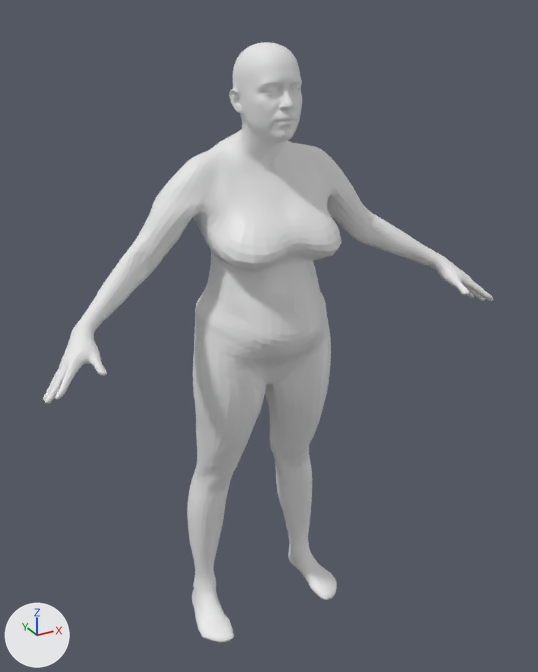
A saved change to the glTF model fixtures/presets/female_hourglass_XL_165.glb.
Both versions are drawn from a camera (50 mm lens) standing at (-0.874, -1.635, 1.72) and looking at (0.014, -0.021, 0.913). Every picture has the same lights, and +X, +Y and +Z are marked at lower left. The picture after the commit comes second.

The first picture shows 'geometry_0'.
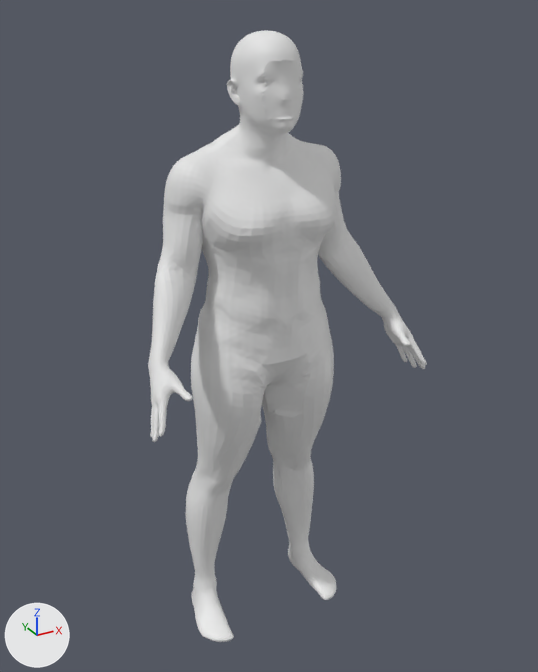
What changed in the scene script:
```text
Change me_geometry_0:
    used by ob_geometry_0; location = (0.0, 0.0, 0.0)
    remove me_geometry_0.from_pydata(...)  # 18439 vertices, 36874 faces; spans x -0.62..0.62, y -0.24..0.14, z 0.0..1.65
    add me_geometry_0.from_pydata(...)  # 18439 vertices, 36874 faces; spans x -0.4..0.4, y -0.24..0.14, z 0.0..1.67
    me_geometry_0 part 1: 14936 of 18439 vertices moved; they spanned x -0.62..0.62, y -0.24..0.14, z 0.31..1.65 and now span x -0.4..0.4, y -0.24..0.14, z 0.3..1.67; mean shift (0.0, 0.0, -0.04); largest move (0.62, -0.19, 0.96) -> (0.39, -0.19, 0.8)
    me_geometry_0 part 2: 103 of the vertices in x 0.15..0.21, y -0.09..0.11, z 0.0..0.02 are moved by (0.01, -0.01, 0.0)
    other edits to the shape of me_geometry_0 do not show in these pictures
```

Where the change shows, as pixel boxes (x1, y1, x2, y2) in the pictures (538 x 672 px; the box of a moved part takes in the faces that stretch with it):
'geometry_0', reshaped (38% narrower): before (43, 42, 493, 642); after (148, 30, 427, 642)
part 1 of me_geometry_0, moved or reshaped: before (43, 42, 493, 501); after (148, 30, 427, 504)
part 2 of me_geometry_0, moved or reshaped: before (308, 582, 319, 596); after (309, 583, 321, 596)
